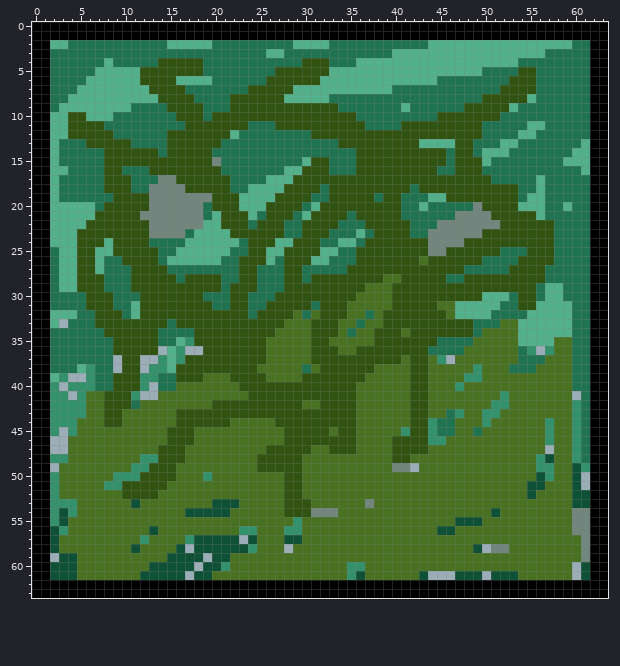
Pixel-art sprite -- Assets/Sprites/Tiles/Floors/base.png. The picture above was drawn from the file before the commit.
The file is 64x64 pixels.
New version:
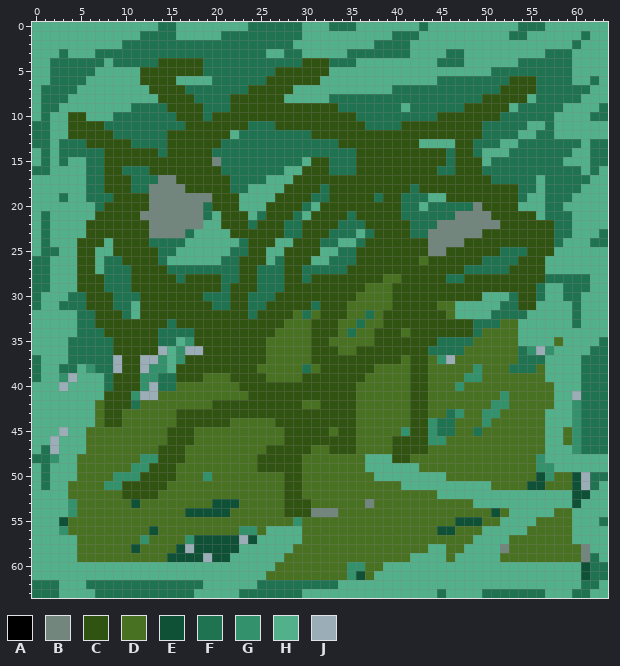
Palette (. is transparent): A #000000  B #72867e  C #315311  D #487121  E #0f5136  F #207351  G #33916b  H #52b18a  J #9badb7
Change:
Changed rows in their new state; - is an unchanged pixel.
first column x 0:
 0 HHHHHHHHHHHHHHFFHHHHHHHHFFFFFFHHHFFFHHHHHHHFHHHHHHHHHHFFFHHHHHHH
 1 HHHHHHHHHHHHFFFFHHHHHFFFFFFFFFHHHHHHHHHHFFFHHHHHHHHHHFFHHHHHHFHH
 2 HH--HHHHHH-----FFFFF-------------HHHHH----HH-----------------HHH
 3 HHH-HHH-----------------------HHHHH-----FF----FF------------HHHH
 4 HH-------------------------------------------FFF------------HHHH
 5 HH------------------------------------------------H---FF----HHHH
 6 HH----------------------------------------------------------HHFH
 7 HF------------------------------------------------------------HH
 8 HF-----------------------------------------------------------HHH
 9 HF---------------------------------------------------------HHHHF
10 HF--------------------------------------------------------HHHHFF
11 FF--------------------------------------------------------HHHHHH
12 FF--------------------------------------------------------HHHHHH
13 FF------------------------------------------------------------FF
14 HF------------------------------------------------------------FF
15 HF--HH--------------------------------------------------------FF
16 FF--HH--------------------------------------------------------FH
17 HH-HHH--------------------------------------------------------HH
18 HH-HHH-------------------------------------------------------HHH
19 HH--HH------------------------------------------------------HHHH
20 HH----------------------------------------------------------HHHH
21 HF----------------------------------------------------------HHHH
22 HF----------------------------------------------------------HHHH
23 HF---H------------------------------------------------------HHHF
24 HF---------------------------------------------------------HHHFF
25 HF--------------------------------------------------------HHHHHH
26 FFH------------------------------------------------------HHHHHHH
27 FFH------------------------------------------------------HHHHHHH
28 FFH-----------------------------------------------------------HH
29 FFH-----------------------------------------------------------HH
30 FHHH---------------------------------------------------------HHH
31 FHH----------------------------------------------------------HHH
32 HH-----------------------------------------------------------HHH
33 HH-HH--------------------------------------------------------HHH
34 HHHHH-------------------------------------------------------HHHH
35 HHHH-------------------------------------------------------HHHHF
36 HHHH------------------------------------------------------HHHHFF
37 FHHH-----------------------------------------------------HHHH-FF
38 FHH------------------------------------------------------HHHH-FF
39 FH---HHH-------------------------------------------------HHHH-FF
40 HHH-HHHH--------------------------------------------------HHH-FF
41 HHHHHHHH--------------------------------------------------HH--FF
42 HHHHHHH---------------------------------------------------HH--FF
43 HHHHHHH--------------------------------------------------HHH--FF
44 HHHHHHH--------------------------------------------------HHH--FF
45 HHH-HH---------------------------------------------------HH---FF
46 HH-HHH---------------------------------------------------HH---FF
47 HF-HHH---------------------------------------------------HHH--FF
48 FF-HH--------------------------------HHH-----------------HHHHHHH
49 HFHHH--------------------------------HHHHHH---------------HHHHHH
50 HFHHH---------------------------------HHHHHHHH----------------FF
51 HFHH-------------------------------------HHHHHHHHHH-----------FH
52 HHHH-----------------------------------------HHHHHHHHHHHHHHH--HH
53 HHHH---------------------------------------------HHHHHHHHHHH-HHH
54 HHHH-------------------------------------------------HHHHH--HHHH
55 HHH-------------------------------------------------HHHH----HHHF
56 HHH-----------------------HHHH--------------------HHHHH-----HHHH
57 HHHHH--------------------HHHHH-------------------HHHH-------HHHH
58 HHHHH------------------HHHHHH---------------HH--HHHH----------HH
59 HHHHH-----------------HHHHHH--------------HHHH-HHHHH----------FH
60 HHHHHHHHHHHHHHHHHHHHHHHHHHH------------HHHHHHHHHHHHHHHHHHHHHH-FF
61 HHHHHHHHHHHHHHHHHHHHHHHHHH------------HHHHHHHHHHHHHHHHHHHHHHH-FF
62 FFFHHHFFFFFFFFFFFFFHHHHHHFFFFFFFFFHHHHHHHHHHHHHHHHHHHHHHHHHHHFFH
63 FFFHHHHFFFFFFFFFFFHHHHHFFFFFFFHHHHHHHHHHHHHHHFHHHHFFFFFFFHHHFFHH
